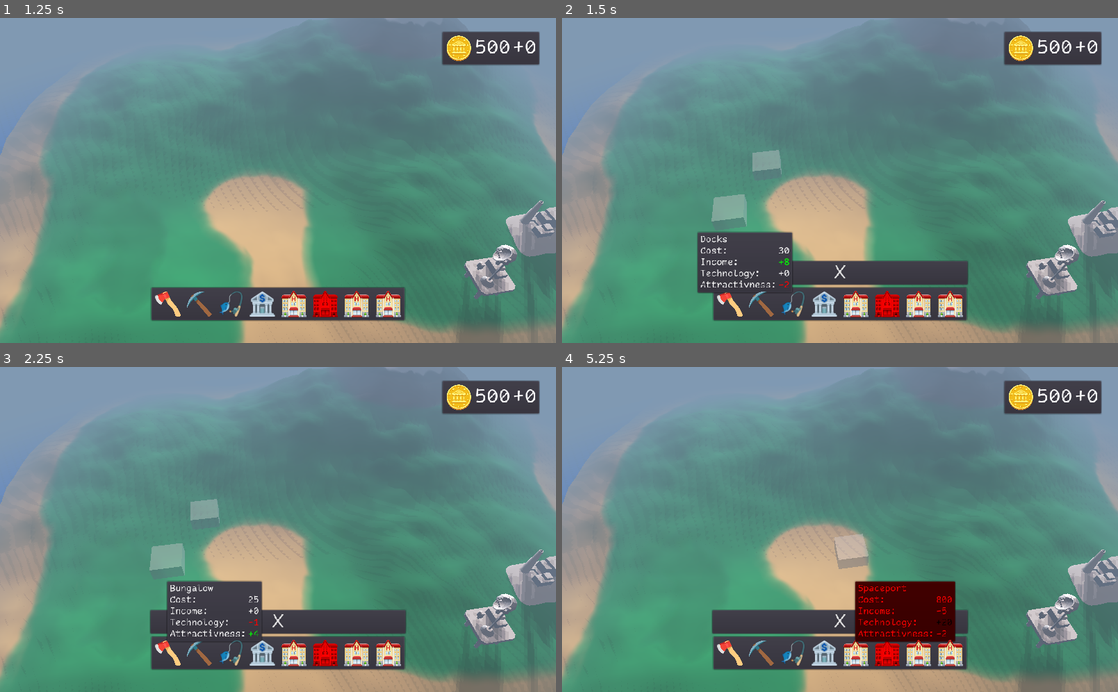
Above: before the commit, frames 1-4 (two rows, left to right).
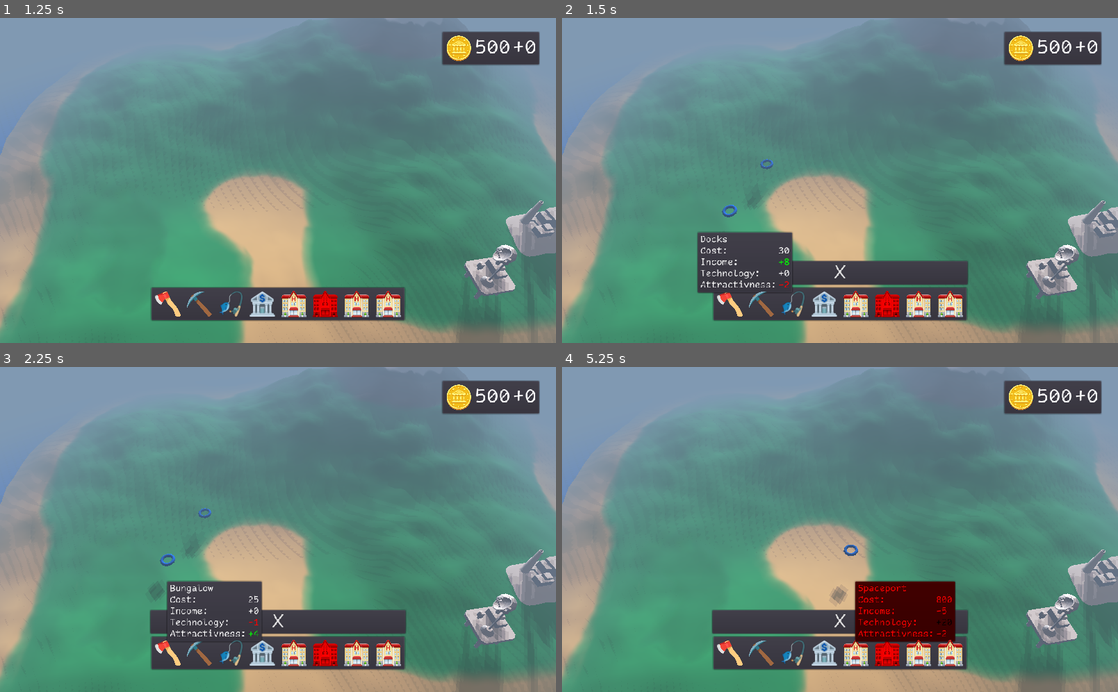
Above: after the commit, the same moments.

Repository: ash4rk/ld54-island-city-builder
Game: Godot game, scene res://main.tscn
The game is run twice, just before and just after one commit, with the same random seed, the same clock (stepped at 60 frames per second) and the same inputs.
Inputs (mouse positions are in pixels of both pictures, inside the frame that each line leads up to):
- Up to frame 1 (1.25 s): click "Start" at 0.5 s
- Up to frame 2 (1.5 s): click (728, 304) at 1.25 s
- Up to frame 3 (2.25 s): click (200, 653) at 2 s
- Up to frame 4 (5.25 s): click (795, 653) at 2.75 s; click (823, 653) at 3.5 s; click (856, 653) at 4.25 s; click (884, 653) at 5 s

Frame 1 is identical in both runs. In frame 2, 0.8% of the frame differs, in the area x 26-40%, y 40-65%; in frame 3, 0.9%, in the area x 26-40%, y 40-72%; in frame 4, 0.6%.

Commit message:
FIX: Update placeholder visual

Diff:
--- a/scenes/placeholder.gd
+++ b/scenes/placeholder.gd
@@ -1,4 +1,4 @@
-extends CSGBox
+extends Spatial
 
 signal building_created()
 export(int, FLAGS, "Coastal", "Mountains", "Ground") var terrain_tags = 0
@@ -38,15 +38,15 @@
 	var color
 	match currentState:
 		State.NORMAL:
-			color = Color(1.0, 1.0, 1.0, 0.4)
+			color = Color(1.0, 1.0, 1.0, 0.0)
 		State.ACTIVE:
 			color = Color(0.0, 1.0, 0.0, 0.4)
 		State.RESTRICTED:
 			color = Color(1.0, 0.0, 0.0, 0.4)
 		State.CONSTRUCTED:
 			color = Color(1.0, 0.0, 0.0, 0.4)
-
-	self.material.albedo_color = color
+	$OnHoverBox.material.albedo_color = color
+#	self.material.albedo_color = color
 
 func _on_Area_input_event(camera, event, position, normal, shape_idx):
 	if currentState != State.ACTIVE:
--- a/scenes/placeholder.tscn
+++ b/scenes/placeholder.tscn
@@ -1,23 +1,39 @@
-[gd_scene load_steps=4 format=2]
+[gd_scene load_steps=5 format=2]
 
 [ext_resource path="res://scenes/placeholder.gd" type="Script" id=1]
 
-[sub_resource type="SpatialMaterial" id=3]
+[sub_resource type="SpatialMaterial" id=5]
 resource_local_to_scene = true
-albedo_color = Color( 1, 1, 1, 0.439216 )
+flags_transparent = true
 
 [sub_resource type="BoxShape" id=2]
 extents = Vector3( 2, 1, 2 )
 
-[node name="Placeholder" type="CSGBox"]
+[sub_resource type="SpatialMaterial" id=4]
+resource_local_to_scene = true
+albedo_color = Color( 0.0117647, 0.4, 0.976471, 1 )
+
+[node name="Placeholder" type="Spatial"]
+script = ExtResource( 1 )
+
+[node name="OnHoverBox" type="CSGBox" parent="."]
+transform = Transform( 1, 0, 0, 0, 1, 0, 0, 0, 1, 0, 1.00668, 0 )
 width = 4.0
 depth = 4.0
-material = SubResource( 3 )
-script = ExtResource( 1 )
+material = SubResource( 5 )
 
 [node name="Area" type="Area" parent="."]
+transform = Transform( 1, 0, 0, 0, 1, 0, 0, 0, 1, 0, 1.01085, 0 )
 
 [node name="CollisionShape" type="CollisionShape" parent="Area"]
 shape = SubResource( 2 )
 
+[node name="PlaceholderPoint" type="CSGTorus" parent="."]
+transform = Transform( 1, 0, 0, 0, 1, 0, 0, 0, 1, 0, 0.215738, 0 )
+material_override = SubResource( 4 )
+inner_radius = 0.577
+outer_radius = 0.992
+sides = 12
+ring_sides = 12
+
 [connection signal="input_event" from="Area" to="." method="_on_Area_input_event"]
